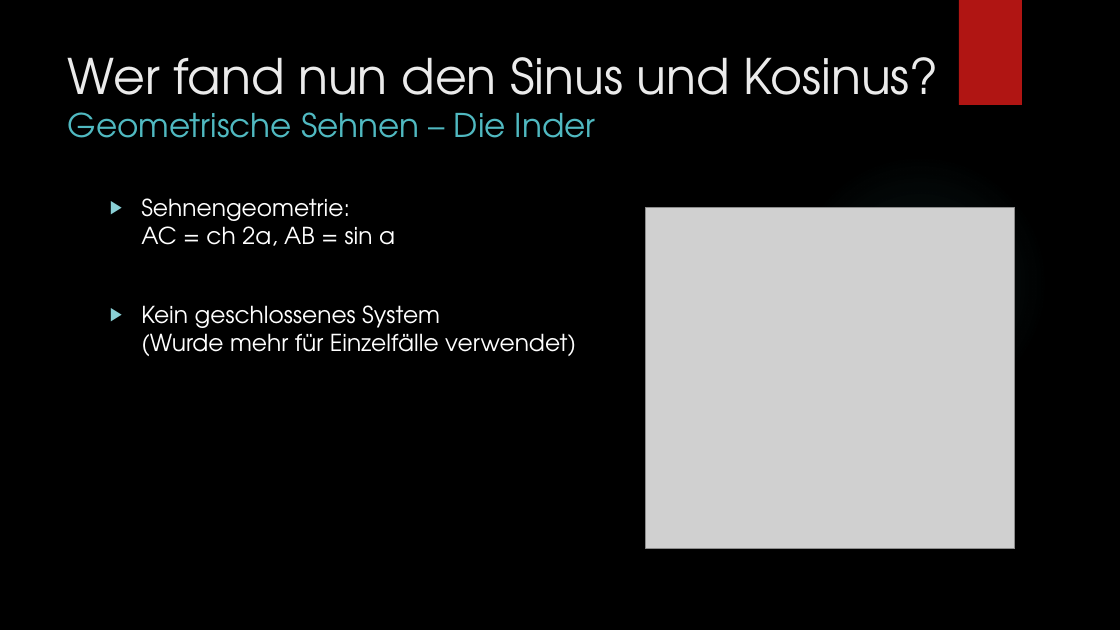
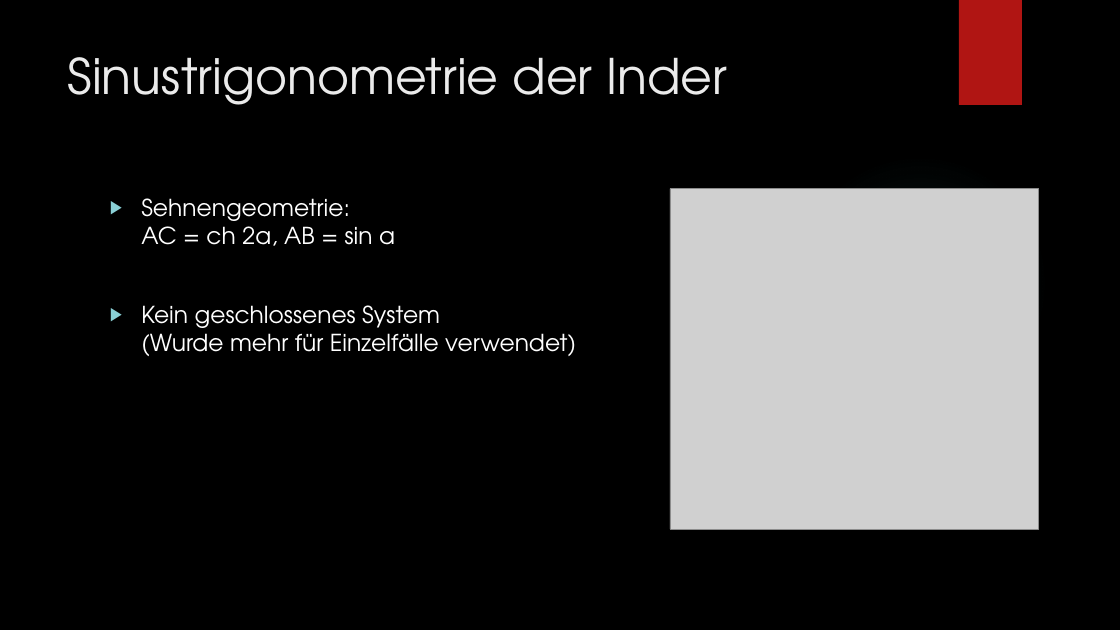
Before and after one commit to ProofTyler/hs, a slide deck: slide 9 of material/Sinus und Kosinus.pptx (slide 10 before the commit). Drawn at 1120x630 pixels with LibreOffice and Linux fonts; fonts in the diff are those of the drawing; grey boxes stand for pictures; background and template pictures are left out. Boxes give left, top, right and bottom in pixels: in the first picture for what was removed or moved away, otherwise in the second. Text is boxed around its words. In the diff, an @@ line names an element or a change of style, - is before the commit and + after.

Commit message:
sdf

```diff
--- a/material/Sinus und Kosinus.pptx
+++ b/material/Sinus und Kosinus.pptx
@@ title at (68, 57, 727, 105): text changed @@
-Wer fand nun den Sinus und Kosinus?
-Geometrische Sehnen – Die Inder
+Sinustrigonometrie der Inder
@@ picture: place and size @@
-picture at (646, 208, 1016, 549)
+picture at (670, 189, 1039, 529)
```
Also in this commit, not shown: 4 other slides changed, 1 slide added, 1 slide removed.
